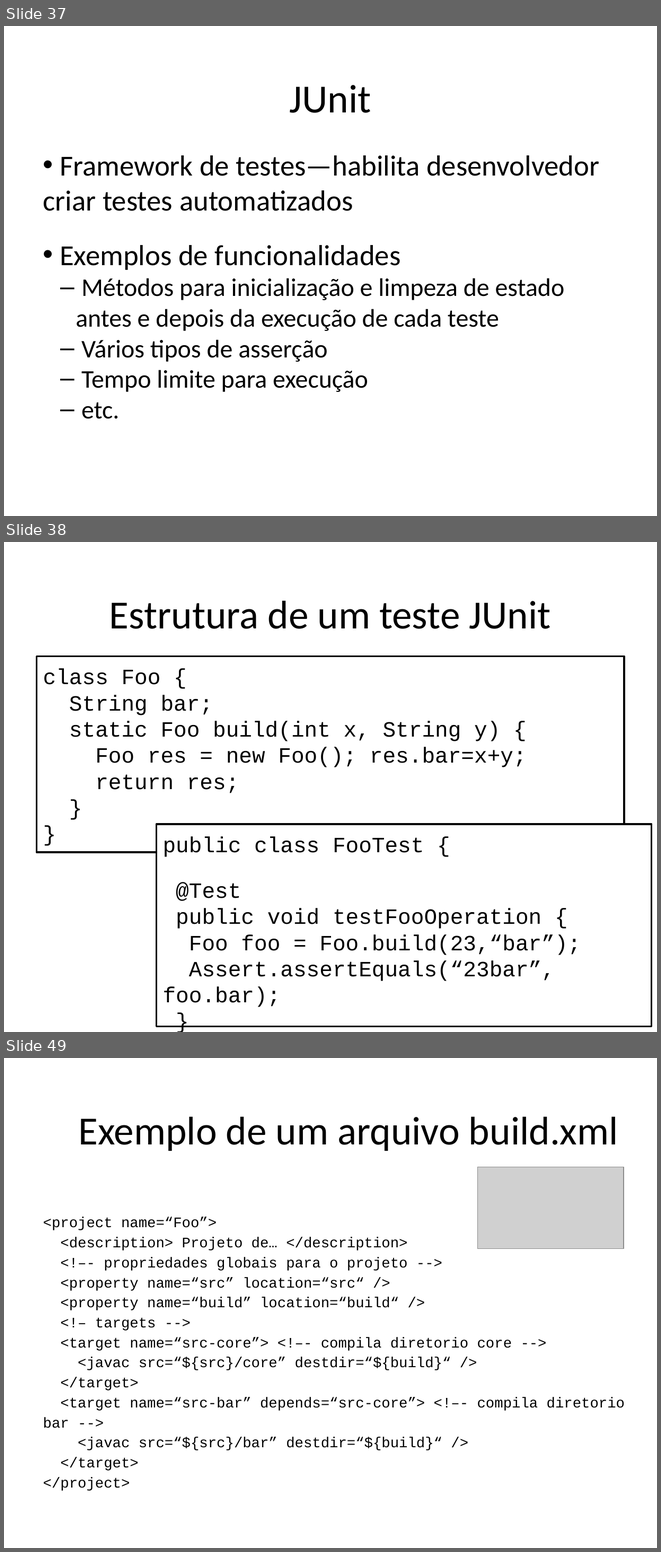
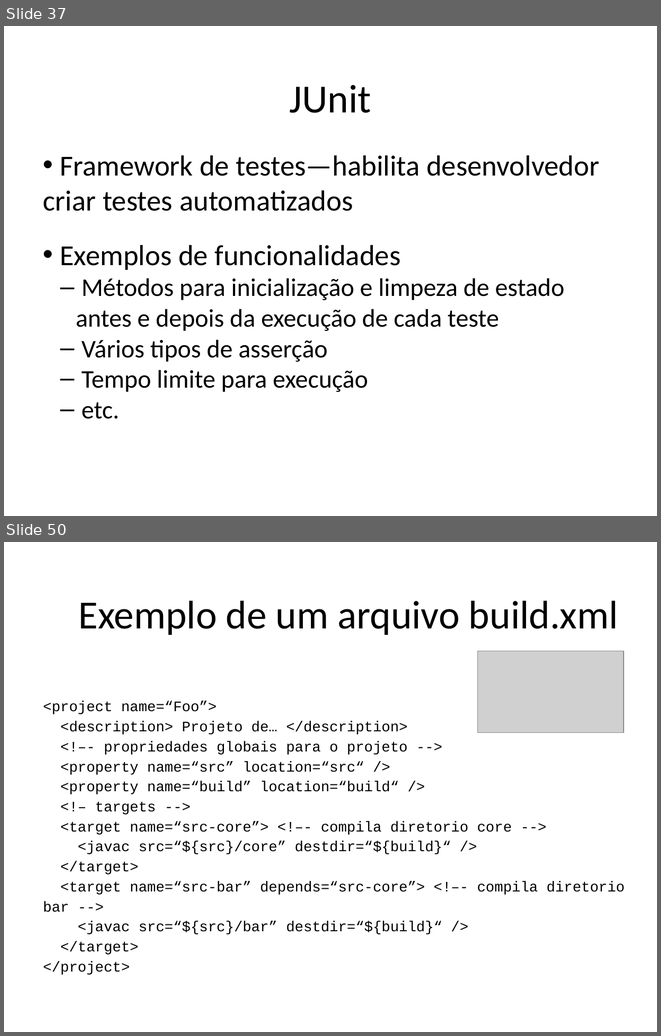
Before and after one commit to STAR-RG/testing-cin, a slide deck: slides.pptx. Shown one above the other, each under a label of ours: slides 37, 38 and 49 before the commit, slides 37 and 50 after it; the slides between them are not shown. The pictures are 661x1552 and 661x1036 pixels, drawn with LibreOffice and Linux fonts; fonts in the diff are those of the drawing; grey boxes stand for pictures. Boxes give left, top, right and bottom in pixels: in the first picture for what was removed or moved away, otherwise in the second. Text is boxed around its words. In the diff, an @@ line names an element or a change of style, - is before the commit and + after.

```diff
--- a/slides.pptx
+++ b/slides.pptx
@@ slide 38 removed at (x1=4, y1=542, x2=657, y2=1032), background #FFFFFF @@
@@ text removed at (x1=109, y1=600, x2=550, y2=629) @@
-Estrutura de um teste JUnit
@@ rectangle removed at (x1=37, y1=656, x2=624, y2=852) @@
-class Foo {
-String bar;
-static Foo build(int x, String y) {
-Foo res = new Foo(); res.bar=x+y;
-return res;
-}
-}
@@ rectangle removed at (x1=156, y1=824, x2=651, y2=1026) @@
-public class FooTest {
-@Test
-public void testFooOperation {
-Foo foo = Foo.build(23,“bar”);
-Assert.assertEquals(“23bar”, foo.bar);
-}
-}
@@ what was slide 49 is now slide 50 @@
```
Also in this commit, not shown: 18 slides changed, 5 slides added.
